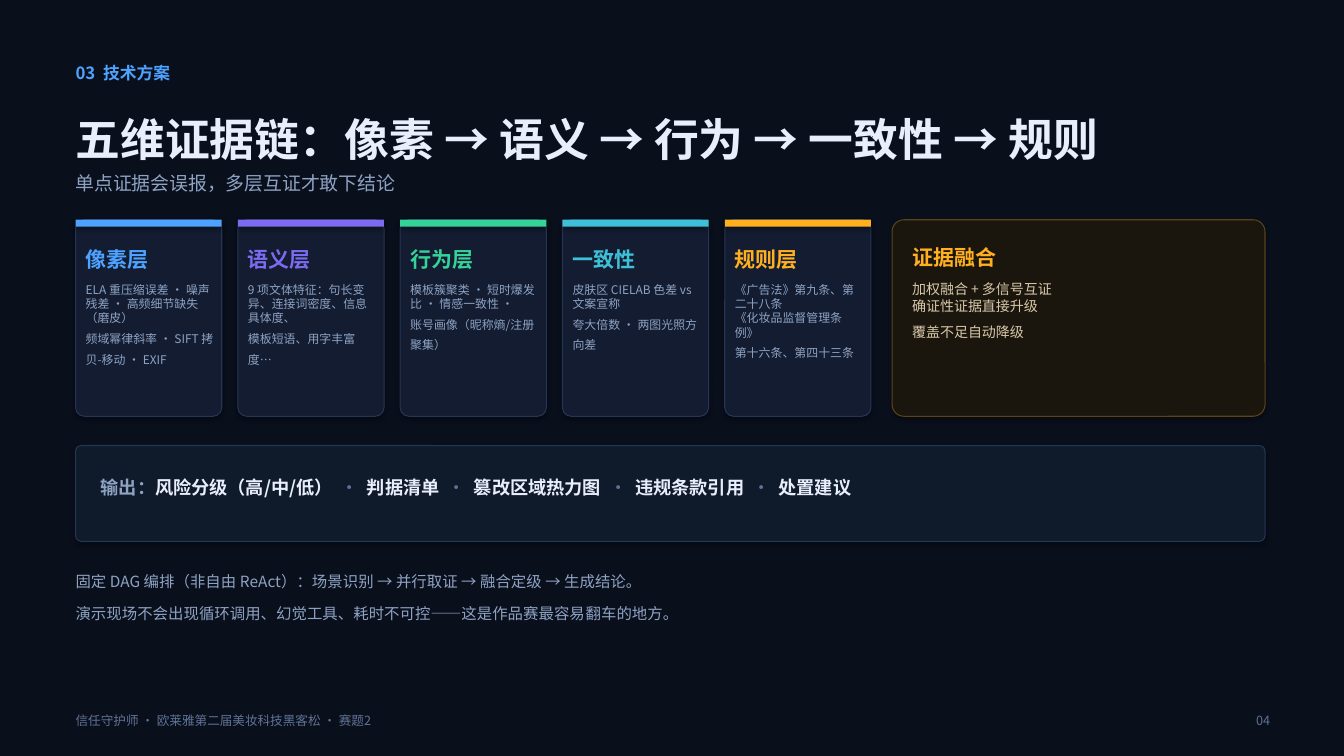
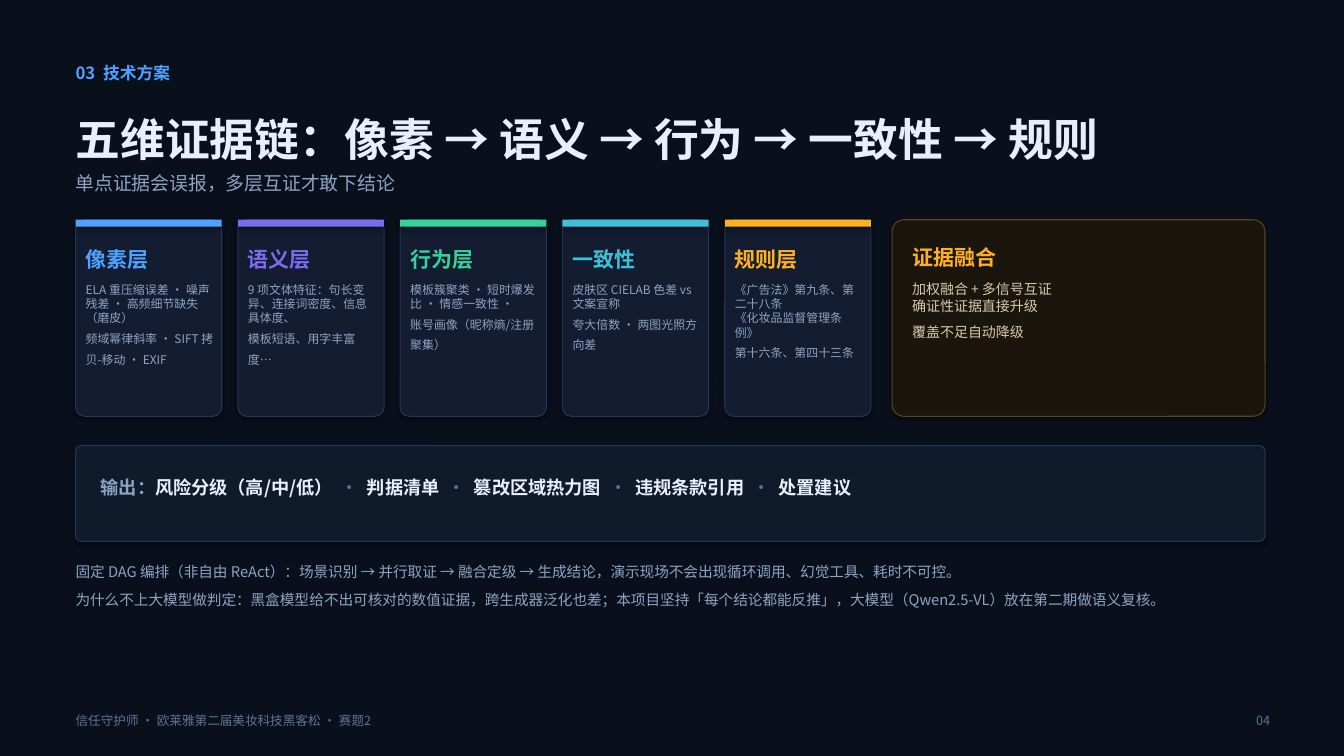
Before and after one commit to lulu520-1314/trust-shield, a slide deck: slide 4 of deliverables/信任守护师_赛题2_初赛PPT.pptx. Drawn at 1344x756 pixels with LibreOffice and Linux fonts; fonts in the diff are those of the drawing. Boxes give left, top, right and bottom in pixels: in the first picture for what was removed or moved away, otherwise in the second. Text is boxed around its words. In the diff, an @@ line names an element or a change of style, - is before the commit and + after.

```diff
--- a/deliverables/信任守护师_赛题2_初赛PPT.pptx
+++ b/deliverables/信任守护师_赛题2_初赛PPT.pptx
@@ text at (76,564,1165,608): text changed; size 11 to 10.5 pt @@
-固定 DAG 编排（非自由 ReAct）：场景识别 → 并行取证 → 融合定级 → 生成结论。
-演示现场不会出现循环调用、幻觉工具、耗时不可控——这是作品赛最容易翻车的地方。
+固定 DAG 编排（非自由 ReAct）：场景识别 → 并行取证 → 融合定级 → 生成结论，演示现场不会出现循环调用、幻觉工具、耗时不可控。
+为什么不上大模型做判定：黑盒模型给不出可核对的数值证据，跨生成器泛化也差；本项目坚持「每个结论都能反推」，大模型（Qwen2.5-VL）放在第二期做语义复核。
```
Also in this commit, not shown: 5 other slides changed, 1 slide added, 3 other files.
